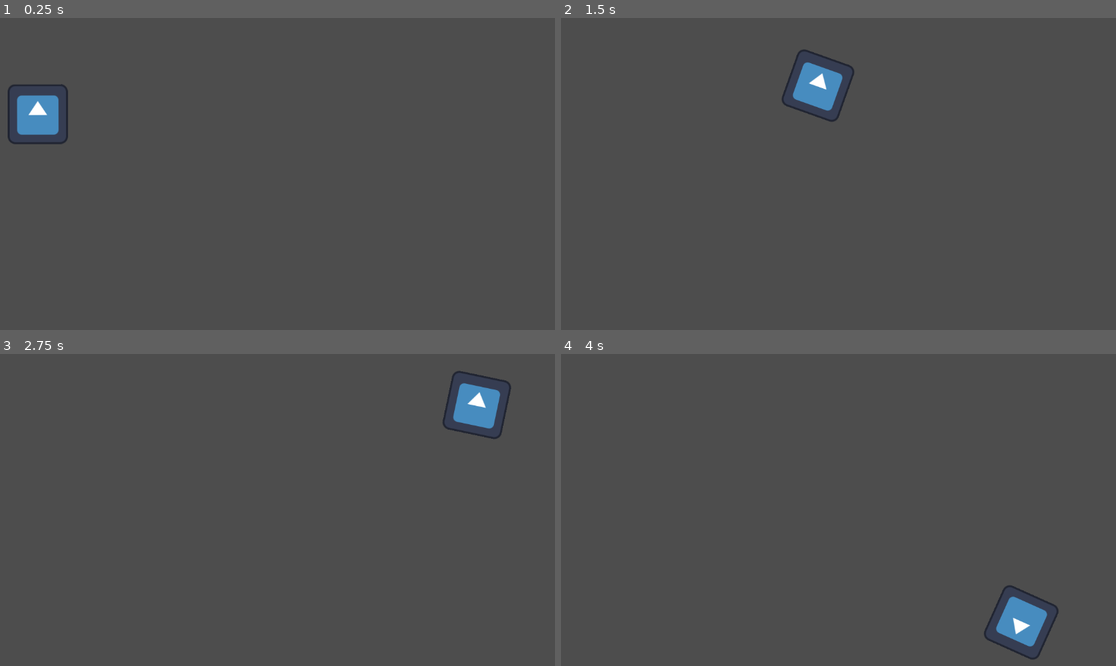
Above: before the commit, frames 1-4 (two rows, left to right).
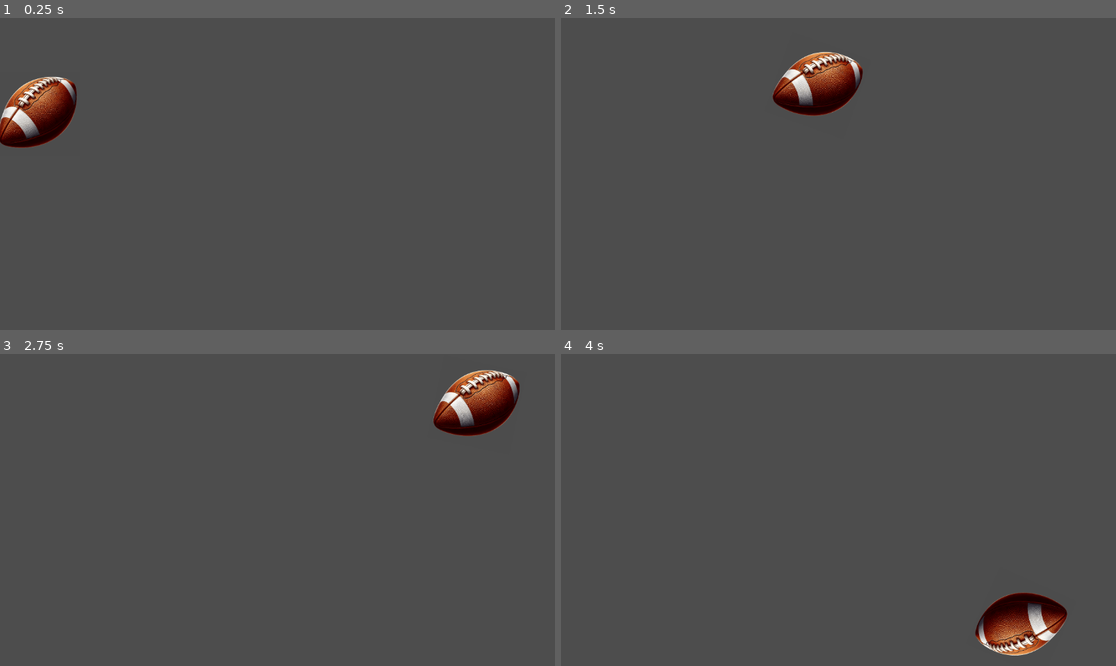
Above: after the commit, the same moments.

Repository: mcdevittb/Week02
Game: Godot game, scene res://game_board.tscn
Same seed, same stepped clock (60 frames per second), same inputs: the game is played once before the commit and once after it. The engine's default icon, where the game draws it, is replaced by a stand-in: a white triangle on a blue panel in a dark square.
Inputs:
- Up to frame 1 (0.25 s): no input
- Up to frame 2 (1.5 s): no input
- Up to frame 3 (2.75 s): no input
- Up to frame 4 (4 s): no input

The runs differ from the first frame. In frame 1, 2.5% of the frame differs, in the area x 0-14%, y 18-42%; in frame 2, 2.5%; in frame 3, 2.5%, in the area x 78-94%, y 5-28%; in frame 4, 2.5%.

Commit message:
Changed image to football

Diff:
--- a/game_board.tscn
+++ b/game_board.tscn
@@ -1,7 +1,7 @@
 [gd_scene format=3 uid="uid://c4i7rb5g4jph6"]
 
 [ext_resource type="Script" uid="uid://c8cfke5qkd4hs" path="res://path_follow_2d.gd" id="1_17g6i"]
-[ext_resource type="Texture2D" uid="uid://ceqen3rbmqivo" path="res://icon.svg" id="1_i37i2"]
+[ext_resource type="Texture2D" uid="uid://clkx7tiswp1sg" path="res://football.png" id="2_i37i2"]
 
 [sub_resource type="Curve2D" id="Curve2D_xh13x"]
 _data = {
@@ -22,5 +22,5 @@
 [node name="Sprite2D" type="Sprite2D" parent="Path2D/PathFollow2D" unique_id=1047946333]
 position = Vector2(0.30677032, 0.3948288)
 rotation = 0.9078723
-scale = Vector2(0.9760324, 0.9691547)
-texture = ExtResource("1_i37i2")
+scale = Vector2(0.5, 0.5)
+texture = ExtResource("2_i37i2")
Binary file added: football.png
Not shown, added: football.png.import
